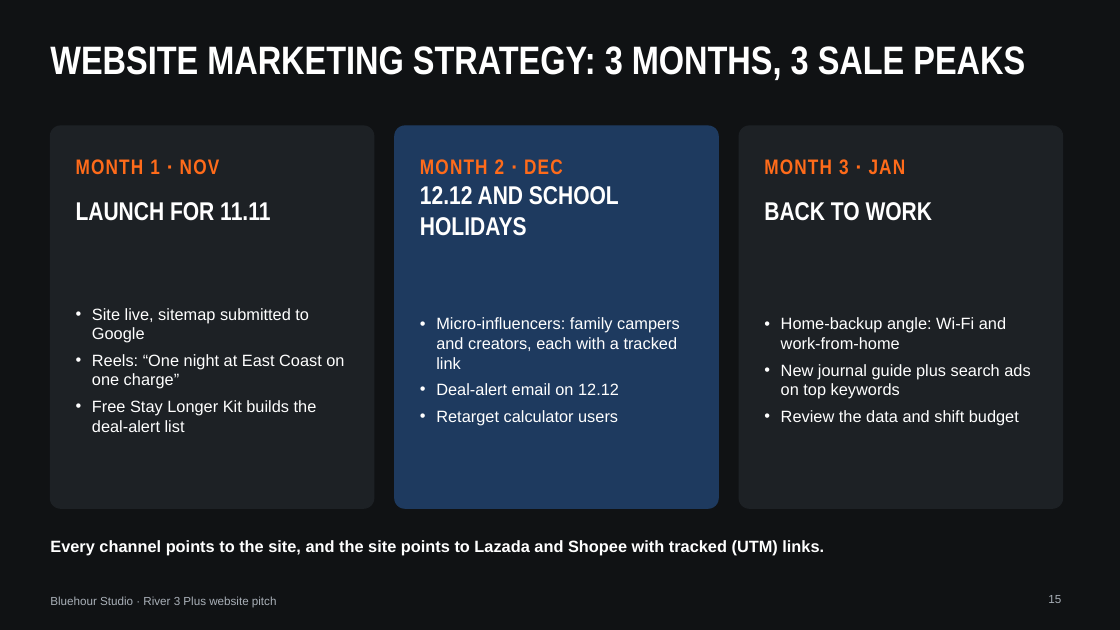
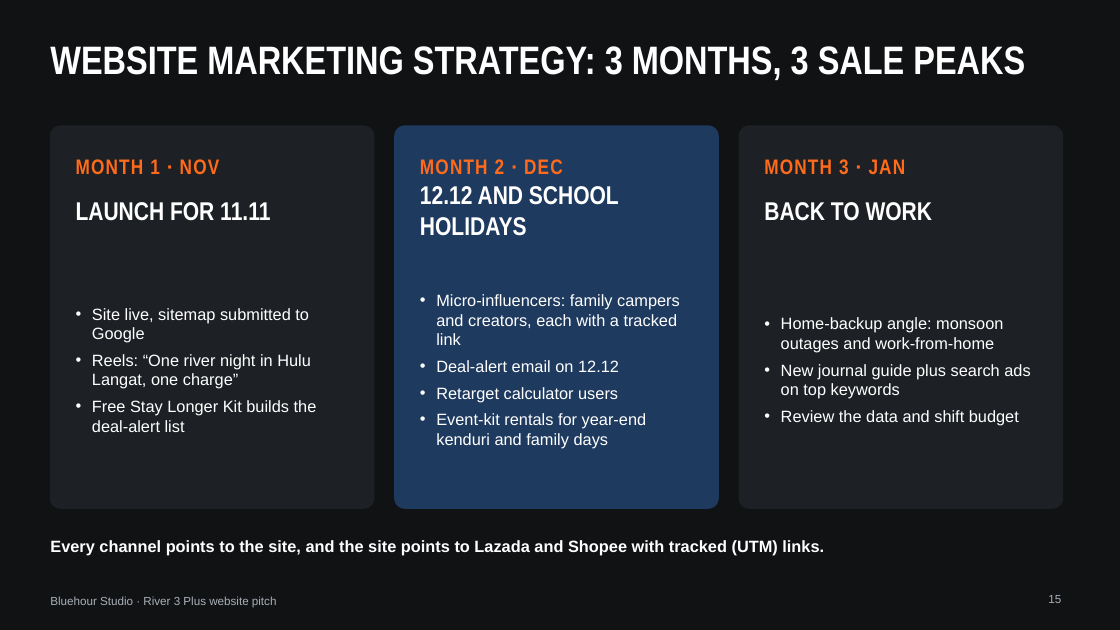
Before and after one commit to thecpinsiders/CS2024-Project-Website, a slide deck: slide 15 of Bluehour-Pitch-Deck.pptx. Drawn at 1120x630 pixels with LibreOffice and Linux fonts; fonts in the diff are those of the drawing. Boxes give left, top, right and bottom in pixels: in the first picture for what was removed or moved away, otherwise in the second. Text is boxed around its words. In the diff, an @@ line names an element or a change of style, - is before the commit and + after.

```diff
--- a/Bluehour-Pitch-Deck.pptx
+++ b/Bluehour-Pitch-Deck.pptx
@@ text at [781, 317, 1003, 353]: text changed @@
-• Home-backup angle: Wi-Fi and work-from-home
+• Home-backup angle: monsoon outages and work-from-home
@@ text at [92, 354, 311, 389]: text changed @@
-• Reels: “One night at East Coast on one charge”
+• Reels: “One river night in Hulu Langat, one charge”
@@ text at [436, 413, 647, 449]: paragraph added @@
+• Event-kit rentals for year-end kenduri and family days
```
Also in this commit, not shown: 9 other slides changed, 1 slide added, 23 other files.
